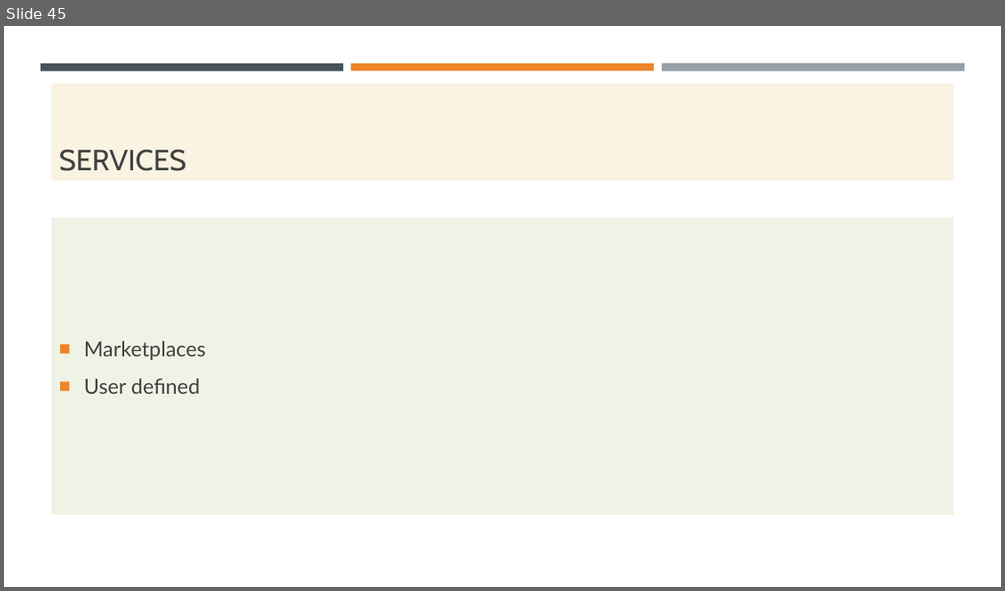
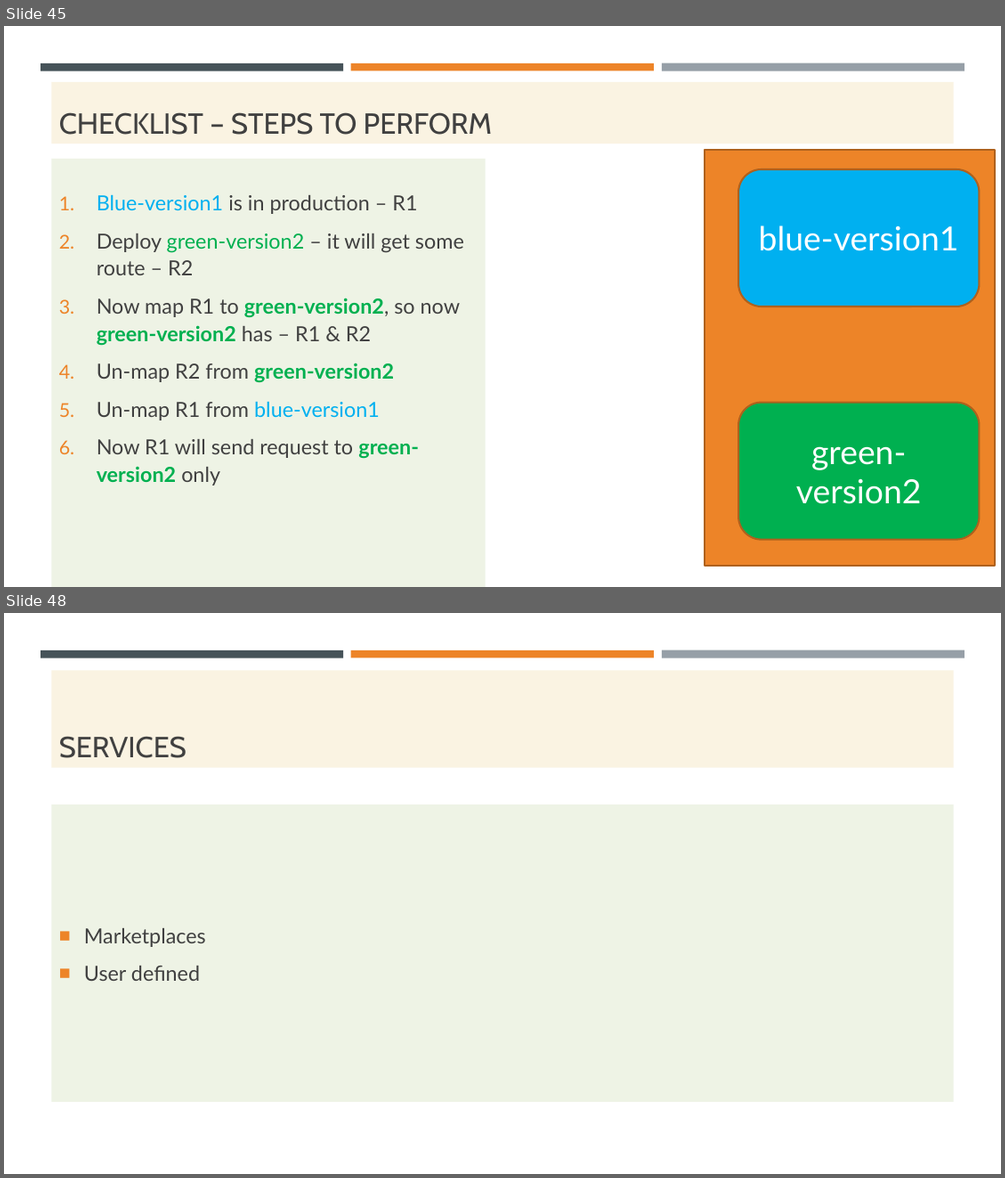
Before and after one commit to codefarm0/PivotalCloudFoundry, a slide deck: PCF.pptx. Shown one above the other, each under a label of ours: slide 45 before the commit, slides 45 and 48 after it; the slides between them are not shown. The pictures are 1005x591 and 1005x1178 pixels, drawn with LibreOffice and Linux fonts; fonts in the diff are those of the drawing. Boxes give left, top, right and bottom in pixels: in the first picture for what was removed or moved away, otherwise in the second. Text is boxed around its words. In the diff, an @@ line names an element or a change of style, - is before the commit and + after.

```diff
--- a/PCF.pptx
+++ b/PCF.pptx
@@ slide 45 added at (x1=4, y1=26, x2=1001, y2=587), background #FFFFFF; not listed: 3 template elements that a slide beside it also shows @@
@@ title added at (x1=52, y1=82, x2=954, y2=144), fill #FAF3E2, 28 pt, text #404040 @@
+CHECKLIST – STEPS TO PERFORM
@@ text added at (x1=52, y1=159, x2=485, y2=587), fill #EEF3E5, 20 pt, text #404040 @@
+1. Blue-version1 is in production – R1
+2. Deploy green-version2 – it will get some route – R2
+3. Now map R1 to green-version2, so now green-version2 has – R1 & R2
+4. Un-map R2 from green-version2
+5. Un-map R1 from blue-version1
+6. Now R1 will send request to green-version2 only
@@ rectangle added at (x1=704, y1=150, x2=995, y2=566), fill #ED8428, outline #AF621E 1.75 pt @@
@@ rounded rectangle added at (x1=738, y1=169, x2=979, y2=306), fill #00B0F0, outline #AF621E 1.75 pt, 32 pt, text #FFFFFF @@
+blue-version1
@@ rounded rectangle added at (x1=738, y1=402, x2=979, y2=539), fill #00B050, outline #AF621E 1.75 pt, 32 pt, text #FFFFFF @@
+green-version2
@@ what was slide 45 is now slide 48 @@
```
Also in this commit, not shown: 2 slides changed, 2 other slides added, 2 other files.
